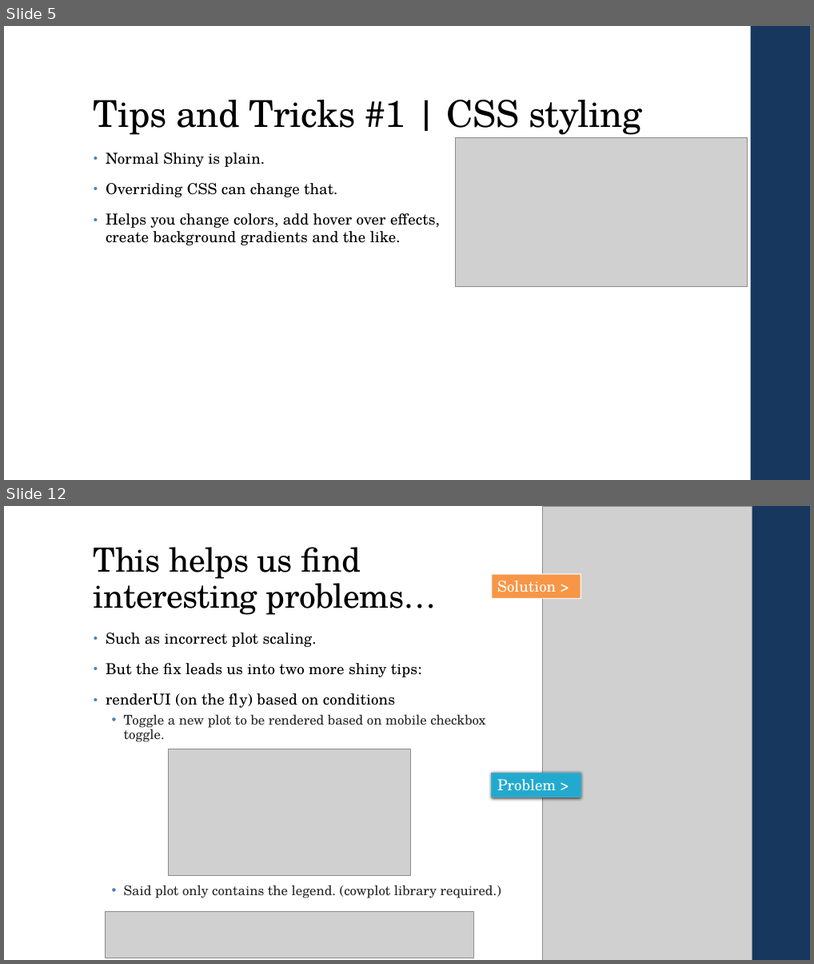
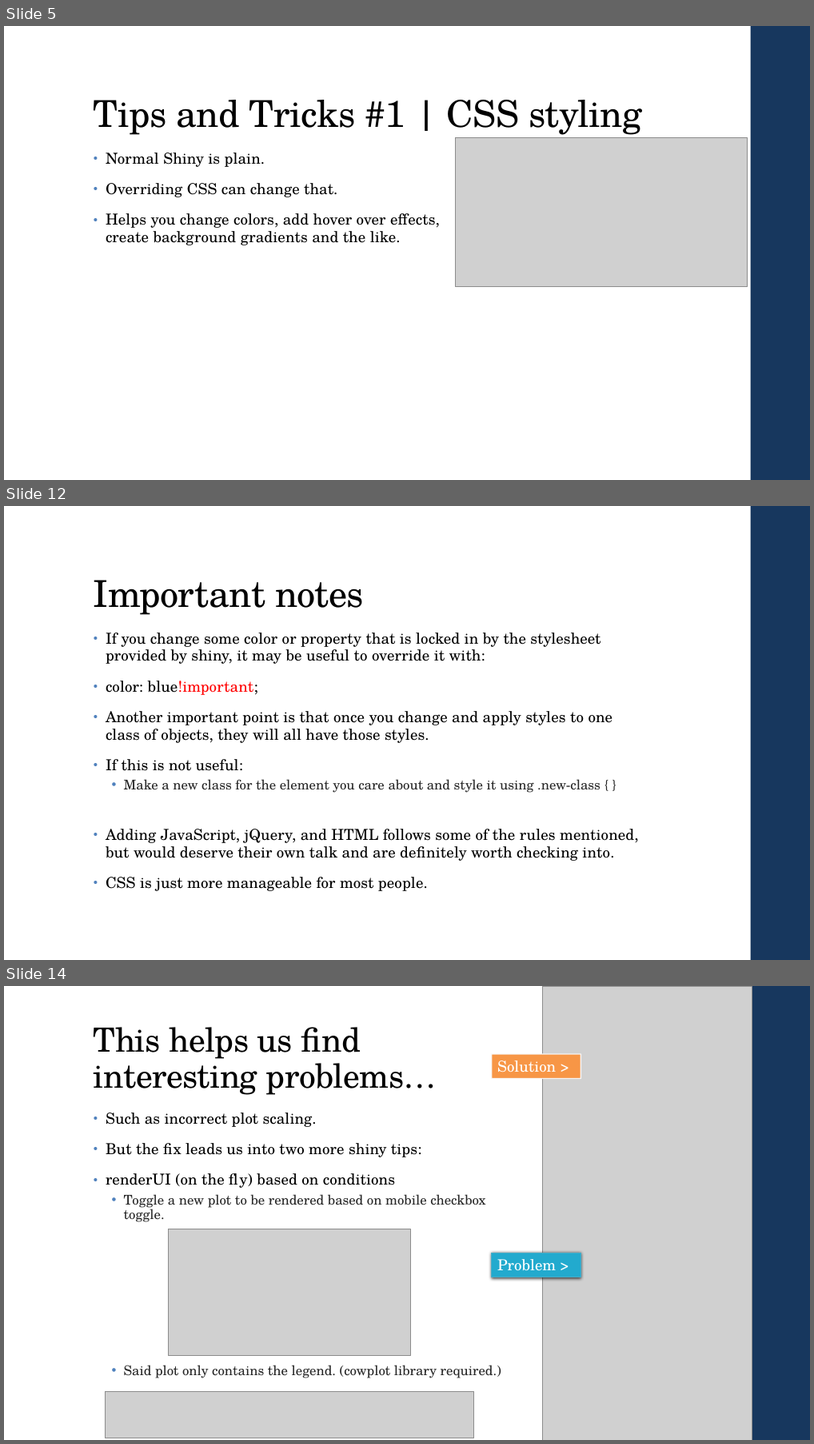
Before and after one commit to bmetenko/RShinyAppStore, a slide deck: Presentation/2019_08_15_RShinyPresentation.pptx. Shown one above the other, each under a label of ours: slides 5 and 12 before the commit, slides 5, 12 and 14 after it; the slides between them are not shown. The pictures are 814x964 and 814x1444 pixels, drawn with LibreOffice and Linux fonts; fonts in the diff are those of the drawing; grey boxes stand for pictures. Boxes give left, top, right and bottom in pixels: in the first picture for what was removed or moved away, otherwise in the second. Text is boxed around its words. In the diff, an @@ line names an element or a change of style, - is before the commit and + after.

```diff
--- a/Presentation/2019_08_15_RShinyPresentation.pptx
+++ b/Presentation/2019_08_15_RShinyPresentation.pptx
@@ slide 12 added at [4,506,810,960], background #FFFFFF; not listed: 1 template element that a slide beside it also shows @@
@@ title added at [94,580,364,615], 44 pt, text #000000 @@
+Important notes
@@ text added at [106,632,639,891], 18 pt, text #000000 @@
+• If you change some color or property that is locked in by the stylesheet provided by shiny, it may be useful to override it with:
+• color: blue!important;
+• Another important point is that once you change and apply styles to one class of objects, they will all have those styles.
+• If this is not useful:
+  • Make a new class for the element you care about and style it using .new-class { }
+• Adding JavaScript, jQuery, and HTML follows some of the rules mentioned, but would deserve their own talk and are definitely worth checking into.
+• CSS is just more manageable for most people.
@@ what was slide 12 is now slide 14 @@
```
Also in this commit, not shown: 10 slides changed, 7 other slides added, 1 slide removed.
